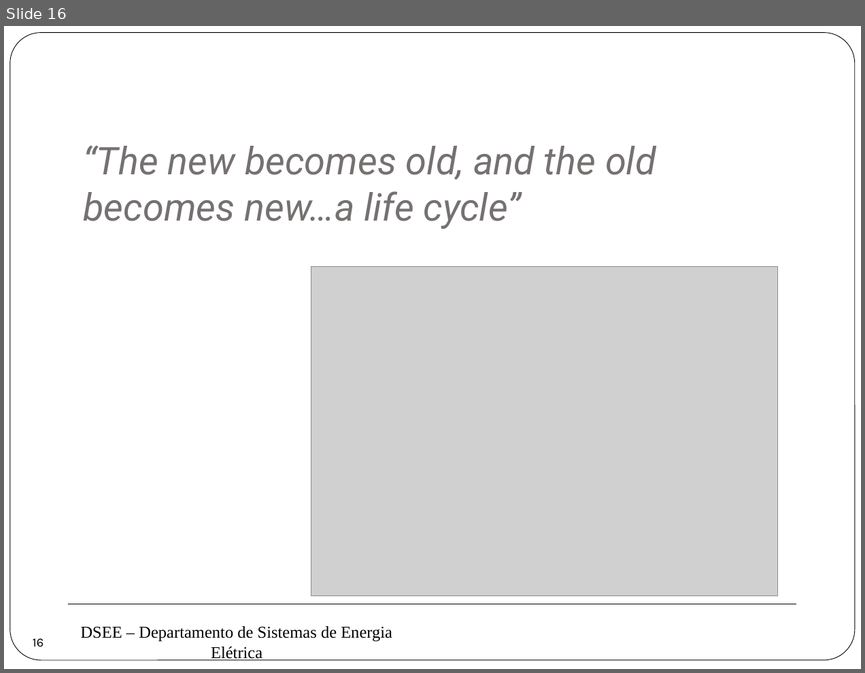
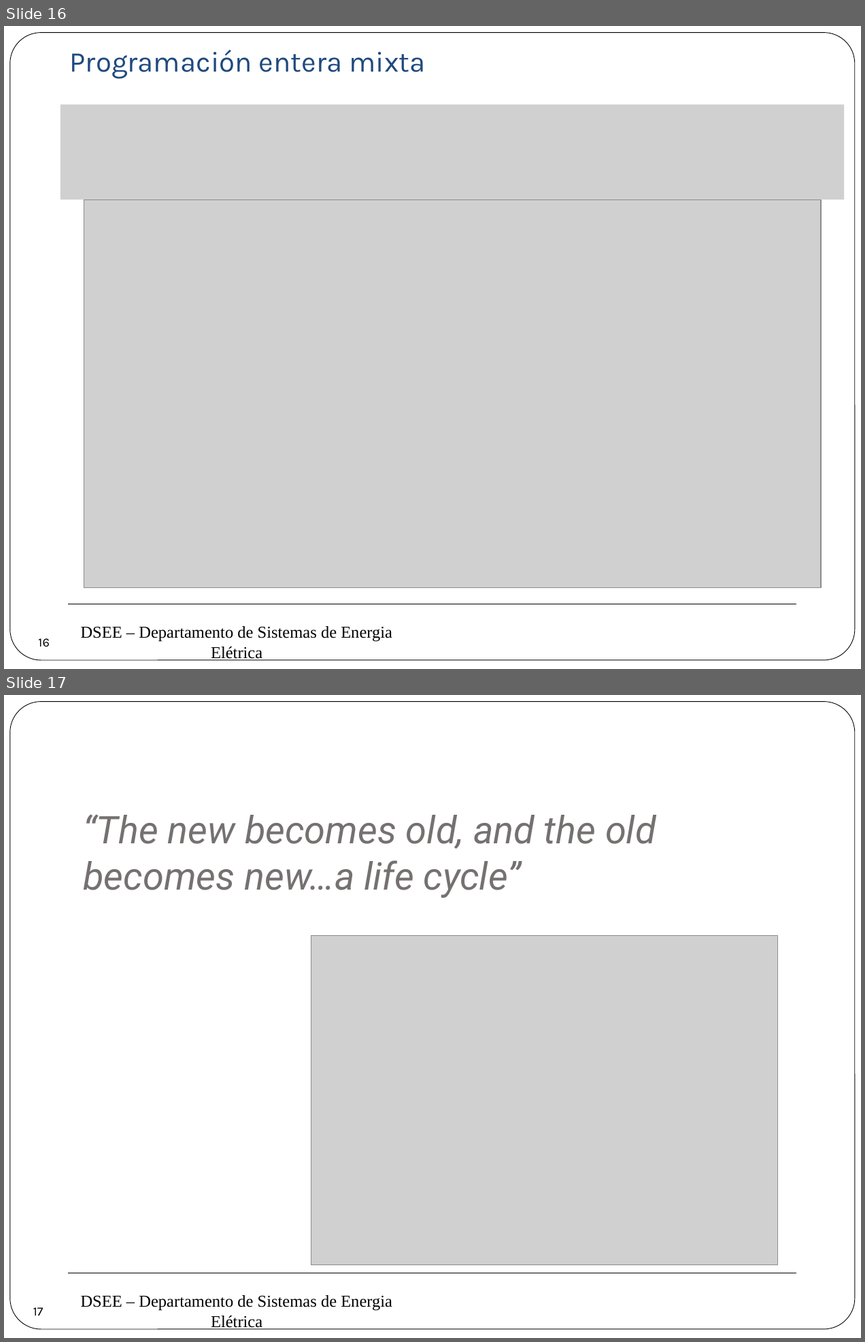
Before and after one commit to erikfilias/Power-Systems-Optimization-using-Julia-Language, a slide deck: 1. Lectures/Introducción a la Optimización aplicada a Sistemas de Energía Eléctrica/Dia 1/4. Programación Lineal (2).pptx. Shown one above the other, each under a label of ours: slide 16 before the commit, slides 16 and 17 after it. The pictures are 865x673 and 865x1342 pixels, drawn with LibreOffice and Linux fonts; fonts in the diff are those of the drawing; grey boxes stand for pictures; background and template pictures are left out. Boxes give left, top, right and bottom in pixels: in the first picture for what was removed or moved away, otherwise in the second. Text is boxed around its words. In the diff, an @@ line names an element or a change of style, - is before the commit and + after.

Commit message:
update

```diff
--- a/1. Lectures/Introducción a la Optimización aplicada a Sistemas de Energía Eléctrica/Dia 1/4. Programación Lineal (2).pptx
+++ b/1. Lectures/Introducción a la Optimización aplicada a Sistemas de Energía Eléctrica/Dia 1/4. Programación Lineal (2).pptx
@@ slide 16 added at [4,26,861,669], background #FFFFFF; not listed: 3 template elements that a slide beside it also shows @@
@@ text added at [70,50,425,79], 24 pt, text #1F497D @@
+Programación entera mixta
@@ picture added at [60,105,844,200] @@
@@ picture added at [84,200,821,588] @@
@@ page number added at [28,625,60,658], 10.5 pt, text #000000 @@
+16
@@ what was slide 16 is now slide 17 @@
@@ page number at [33,1307,43,1315]: text changed @@
-16
+17
```
Also in this commit, not shown: 1 slide changed.
